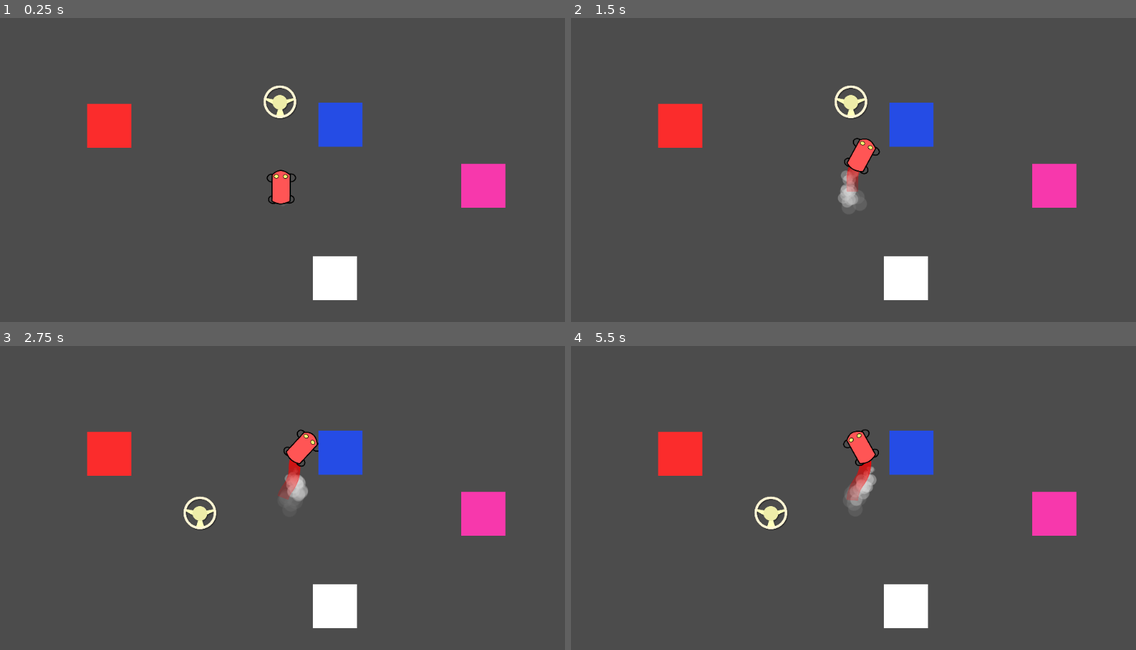
Above: before the commit, frames 1-4 (two rows, left to right).
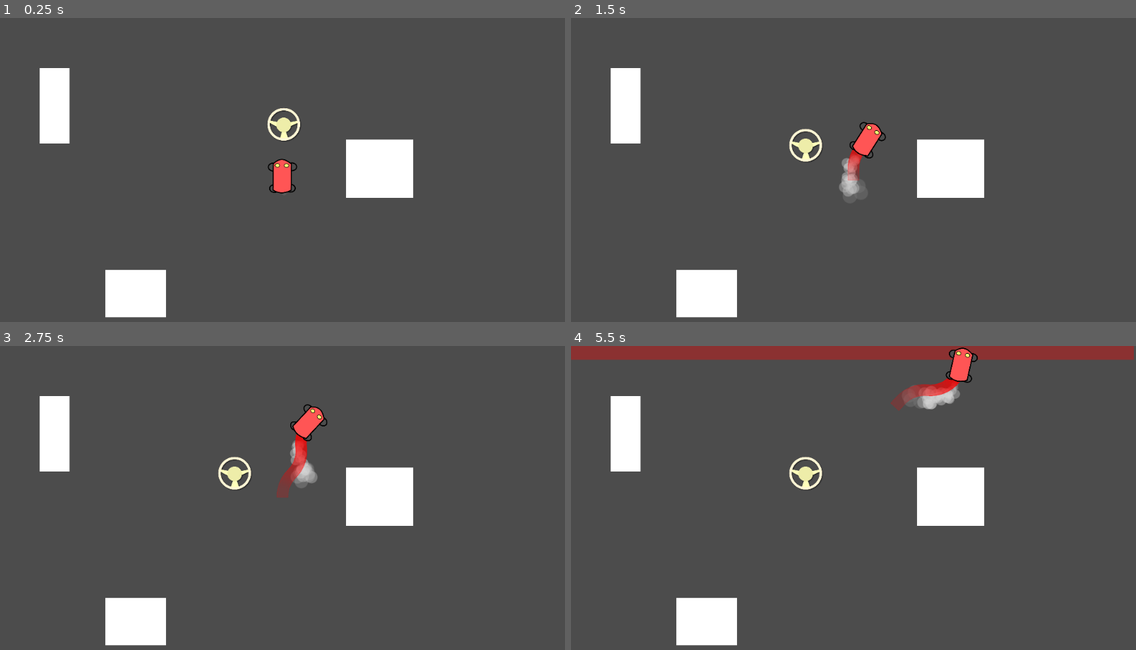
Above: after the commit, the same moments.

Repository: PhilipMR/CarSnake
Game: Godot game, scene res://Scenes/Main.tscn
Two runs of this game, one before a commit and one after it. Both use one fixed random seed, a clock stepped at 60 frames per second and the inputs below.
Inputs (mouse positions are in pixels of both pictures, inside the frame that each line leads up to):
- Up to frame 1 (0.25 s): no input
- Up to frame 2 (1.5 s): hold D (CarTurnRight) 0.53-1.28 s; hold Left (CarTurnLeft) from 1.28 s (still down)
- Up to frame 3 (2.75 s): release Left (CarTurnLeft) at 2.03 s; hold D (CarTurnRight) from 2.03 s (still down)
- Up to frame 4 (5.5 s): release D (CarTurnRight) at 2.75 s; click (830, 516) at 2.75 s, where only the run before the commit has a clickable "RETRY"; hold D (CarTurnRight) 3.53-4.28 s; hold Left (CarTurnLeft) from 4.28 s (still down)

The runs differ from the first frame. In frame 1, 11% of the frame differs, in the area x 7-90%, y 16-99%; in frame 2, 11%; in frame 3, 12%; in frame 4, 17%, in the area x 0-100%, y 0-99%.

Commit message:
Add support for having multiple levels

Diff:
--- a/CarSnake/Objects/SolidBlock.tscn
+++ b/CarSnake/Objects/SolidBlock.tscn
@@ -5,16 +5,18 @@
 [sub_resource type="RectangleShape2D" id=1]
 extents = Vector2( 20, 20 )
 
-[node name="SolidBlock" type="Node2D"]
-script = ExtResource( 1 )
-
-[node name="ColorRect" type="ColorRect" parent="."]
+[node name="SolidBlock" type="ColorRect"]
 margin_left = -20.0
 margin_top = -20.0
 margin_right = 20.0
 margin_bottom = 20.0
+script = ExtResource( 1 )
+
+[node name="SolidBlock" type="Node2D" parent="."]
 
 [node name="Area2D" type="Area2D" parent="."]
 
 [node name="CollisionShape2D" type="CollisionShape2D" parent="Area2D"]
+visible = false
+position = Vector2( 20, 20 )
 shape = SubResource( 1 )
--- /dev/null
+++ b/CarSnake/Scenes/Level_1.tscn
@@ -0,0 +1,40 @@
+[gd_scene load_steps=4 format=2]
+
+[ext_resource path="res://Scenes/Level_Base.tscn" type="PackedScene" id=1]
+[ext_resource path="res://Objects/SolidBlock.tscn" type="PackedScene" id=2]
+[ext_resource path="res://Objects/Wheel.tscn" type="PackedScene" id=3]
+
+[node name="Level_Prototype" instance=ExtResource( 1 )]
+
+[node name="Wheel5" parent="." index="4" instance=ExtResource( 3 )]
+position = Vector2( 74, 200 )
+
+[node name="Wheel" parent="." index="5" instance=ExtResource( 3 )]
+position = Vector2( 810, 119 )
+
+[node name="Wheel2" parent="." index="6" instance=ExtResource( 3 )]
+position = Vector2( 451, 70 )
+
+[node name="Wheel3" parent="." index="7" instance=ExtResource( 3 )]
+position = Vector2( 405, 311 )
+
+[node name="Wheel4" parent="." index="8" instance=ExtResource( 3 )]
+position = Vector2( 902, 451 )
+
+[node name="SolidBlock3" parent="." index="9" instance=ExtResource( 2 )]
+margin_left = 72.0
+margin_top = 91.0
+margin_right = 402.0
+margin_bottom = 133.0
+
+[node name="SolidBlock2" parent="." index="10" instance=ExtResource( 2 )]
+margin_left = 591.0
+margin_top = 88.0
+margin_right = 701.0
+margin_bottom = 299.0
+
+[node name="SolidBlock" parent="." index="11" instance=ExtResource( 2 )]
+margin_left = 762.0
+margin_top = 399.0
+margin_right = 833.0
+margin_bottom = 505.0
--- /dev/null
+++ b/CarSnake/Scenes/Level_Base.tscn
@@ -0,0 +1,197 @@
+[gd_scene load_steps=11 format=2]
+
+[ext_resource path="res://Scripts/LevelBase.gd" type="Script" id=1]
+
+[sub_resource type="Animation" id=1]
+resource_name = "BoundsWarning"
+tracks/0/type = "value"
+tracks/0/path = NodePath(".:color")
+tracks/0/interp = 1
+tracks/0/loop_wrap = true
+tracks/0/imported = false
+tracks/0/enabled = true
+tracks/0/keys = {
+"times": PoolRealArray( 0, 0.5, 1 ),
+"transitions": PoolRealArray( 3.86374, 3.24901, 0.0272047 ),
+"update": 0,
+"values": [ Color( 1, 0, 0, 0 ), Color( 1, 0, 0, 0.376471 ), Color( 1, 0, 0, 0 ) ]
+}
+
+[sub_resource type="Animation" id=2]
+length = 0.001
+tracks/0/type = "value"
+tracks/0/path = NodePath(".:color")
+tracks/0/interp = 1
+tracks/0/loop_wrap = true
+tracks/0/imported = false
+tracks/0/enabled = true
+tracks/0/keys = {
+"times": PoolRealArray( 0 ),
+"transitions": PoolRealArray( 1 ),
+"update": 0,
+"values": [ Color( 1, 0, 0, 0 ) ]
+}
+
+[sub_resource type="RectangleShape2D" id=3]
+extents = Vector2( 15.5, 568.25 )
+
+[sub_resource type="Animation" id=4]
+resource_name = "BoundsWarning"
+tracks/0/type = "value"
+tracks/0/path = NodePath(".:color")
+tracks/0/interp = 1
+tracks/0/loop_wrap = true
+tracks/0/imported = false
+tracks/0/enabled = true
+tracks/0/keys = {
+"times": PoolRealArray( 0, 0.5, 1 ),
+"transitions": PoolRealArray( 3.86374, 3.24901, 0.0272047 ),
+"update": 0,
+"values": [ Color( 1, 0, 0, 0 ), Color( 1, 0, 0, 0.376471 ), Color( 1, 0, 0, 0 ) ]
+}
+
+[sub_resource type="Animation" id=5]
+length = 0.001
+tracks/0/type = "value"
+tracks/0/path = NodePath(".:color")
+tracks/0/interp = 1
+tracks/0/loop_wrap = true
+tracks/0/imported = false
+tracks/0/enabled = true
+tracks/0/keys = {
+"times": PoolRealArray( 0 ),
+"transitions": PoolRealArray( 1 ),
+"update": 0,
+"values": [ Color( 1, 0, 0, 0 ) ]
+}
+
+[sub_resource type="Animation" id=6]
+resource_name = "BoundsWarning"
+tracks/0/type = "value"
+tracks/0/path = NodePath(".:color")
+tracks/0/interp = 1
+tracks/0/loop_wrap = true
+tracks/0/imported = false
+tracks/0/enabled = true
+tracks/0/keys = {
+"times": PoolRealArray( 0, 0.5, 1 ),
+"transitions": PoolRealArray( 1, 1, 1 ),
+"update": 0,
+"values": [ Color( 1, 0, 0, 0 ), Color( 1, 0, 0, 0.658824 ), Color( 1, 0, 0, 0 ) ]
+}
+
+[sub_resource type="Animation" id=7]
+length = 0.001
+tracks/0/type = "value"
+tracks/0/path = NodePath(".:color")
+tracks/0/interp = 1
+tracks/0/loop_wrap = true
+tracks/0/imported = false
+tracks/0/enabled = true
+tracks/0/keys = {
+"times": PoolRealArray( 0 ),
+"transitions": PoolRealArray( 1 ),
+"update": 0,
+"values": [ Color( 1, 0, 0, 0 ) ]
+}
+
+[sub_resource type="Animation" id=8]
+resource_name = "BoundsWarning"
+tracks/0/type = "value"
+tracks/0/path = NodePath(".:color")
+tracks/0/interp = 1
+tracks/0/loop_wrap = true
+tracks/0/imported = false
+tracks/0/enabled = true
+tracks/0/keys = {
+"times": PoolRealArray( 0, 0.5, 1 ),
+"transitions": PoolRealArray( 1, 1, 1 ),
+"update": 0,
+"values": [ Color( 1, 0, 0, 0 ), Color( 1, 0, 0, 0.658824 ), Color( 1, 0, 0, 0 ) ]
+}
+
+[sub_resource type="Animation" id=9]
+length = 0.001
+tracks/0/type = "value"
+tracks/0/path = NodePath(".:color")
+tracks/0/interp = 1
+tracks/0/loop_wrap = true
+tracks/0/imported = false
+tracks/0/enabled = true
+tracks/0/keys = {
+"times": PoolRealArray( 0 ),
+"transitions": PoolRealArray( 1 ),
+"update": 0,
+"values": [ Color( 1, 0, 0, 0 ) ]
+}
+
+[node name="Level_Base" type="Node2D"]
+script = ExtResource( 1 )
+
+[node name="WarningLeft" type="ColorRect" parent="."]
+margin_right = 25.0
+margin_bottom = 640.0
+color = Color( 1, 0, 0, 0 )
+
+[node name="AnimationPlayer" type="AnimationPlayer" parent="WarningLeft"]
+anims/BoundsWarning = SubResource( 1 )
+anims/RESET = SubResource( 2 )
+
+[node name="Area2D" type="Area2D" parent="WarningLeft"]
+position = Vector2( 4, 0 )
+
+[node name="CollisionShape2D" type="CollisionShape2D" parent="WarningLeft/Area2D"]
+position = Vector2( 4.5, 308.5 )
+shape = SubResource( 3 )
+
+[node name="WarningRight" type="ColorRect" parent="."]
+margin_left = 1000.0
+margin_top = -3.0
+margin_right = 1025.0
+margin_bottom = 637.0
+color = Color( 1, 0, 0, 0 )
+
+[node name="AnimationPlayer" type="AnimationPlayer" parent="WarningRight"]
+anims/BoundsWarning = SubResource( 4 )
+anims/RESET = SubResource( 5 )
+
+[node name="Area2D" type="Area2D" parent="WarningRight"]
+
+[node name="CollisionShape2D" type="CollisionShape2D" parent="WarningRight/Area2D"]
+position = Vector2( 17, 308.5 )
+shape = SubResource( 3 )
+
+[node name="WarningTop" type="ColorRect" parent="."]
+margin_left = 1020.0
+margin_right = 1045.0
+margin_bottom = 1280.0
+rect_rotation = 89.9999
+color = Color( 1, 0, 0, 0 )
+
+[node name="AnimationPlayer" type="AnimationPlayer" parent="WarningTop"]
+anims/BoundsWarning = SubResource( 6 )
+anims/RESET = SubResource( 7 )
+
+[node name="Area2D" type="Area2D" parent="WarningTop"]
+
+[node name="CollisionShape2D" type="CollisionShape2D" parent="WarningTop/Area2D"]
+position = Vector2( 5.99893, 483 )
+shape = SubResource( 3 )
+
+[node name="WarningBottom" type="ColorRect" parent="."]
+margin_left = 1264.0
+margin_top = 575.0
+margin_right = 1289.0
+margin_bottom = 1855.0
+rect_rotation = 89.9999
+color = Color( 1, 0, 0, 0 )
+
+[node name="AnimationPlayer" type="AnimationPlayer" parent="WarningBottom"]
+anims/BoundsWarning = SubResource( 8 )
+anims/RESET = SubResource( 9 )
+
+[node name="Area2D" type="Area2D" parent="WarningBottom"]
+
+[node name="CollisionShape2D" type="CollisionShape2D" parent="WarningBottom/Area2D"]
+position = Vector2( 18.9984, 740 )
+shape = SubResource( 3 )
--- /dev/null
+++ b/CarSnake/Scenes/Level_Prototype.tscn
@@ -0,0 +1,40 @@
+[gd_scene load_steps=4 format=2]
+
+[ext_resource path="res://Scenes/Level_Base.tscn" type="PackedScene" id=1]
+[ext_resource path="res://Objects/SolidBlock.tscn" type="PackedScene" id=2]
+[ext_resource path="res://Objects/Wheel.tscn" type="PackedScene" id=3]
+
+[node name="Level_Prototype" instance=ExtResource( 1 )]
+
+[node name="Wheel5" parent="." index="4" instance=ExtResource( 3 )]
+position = Vector2( 172, 210 )
+
+[node name="Wheel" parent="." index="5" instance=ExtResource( 3 )]
+position = Vector2( 515, 194 )
+
+[node name="Wheel2" parent="." index="6" instance=ExtResource( 3 )]
+position = Vector2( 426, 232 )
+
+[node name="Wheel3" parent="." index="7" instance=ExtResource( 3 )]
+position = Vector2( 405, 311 )
+
+[node name="Wheel4" parent="." index="8" instance=ExtResource( 3 )]
+position = Vector2( 640, 405 )
+
+[node name="SolidBlock3" parent="." index="9" instance=ExtResource( 2 )]
+margin_left = 72.0
+margin_top = 91.0
+margin_right = 126.0
+margin_bottom = 228.0
+
+[node name="SolidBlock2" parent="." index="10" instance=ExtResource( 2 )]
+margin_left = 191.0
+margin_top = 458.0
+margin_right = 301.0
+margin_bottom = 544.0
+
+[node name="SolidBlock" parent="." index="11" instance=ExtResource( 2 )]
+margin_left = 627.0
+margin_top = 221.0
+margin_right = 749.0
+margin_bottom = 327.0
--- a/CarSnake/Scenes/Main.tscn
+++ b/CarSnake/Scenes/Main.tscn
@@ -1,259 +1,24 @@
-[gd_scene load_steps=17 format=2]
+[gd_scene load_steps=7 format=2]
 
 [ext_resource path="res://Objects/Car.tscn" type="PackedScene" id=1]
-[ext_resource path="res://Scripts/MainScene.gd" type="Script" id=2]
-[ext_resource path="res://Objects/Wheel.tscn" type="PackedScene" id=3]
-[ext_resource path="res://Objects/SmokeParticle.tscn" type="PackedScene" id=4]
+[ext_resource path="res://Scenes/Level_Prototype.tscn" type="PackedScene" id=2]
+[ext_resource path="res://Scripts/Main.gd" type="Script" id=3]
+[ext_resource path="res://Scenes/Level_1.tscn" type="PackedScene" id=4]
 [ext_resource path="res://Objects/CrashOverlay.tscn" type="PackedScene" id=5]
 [ext_resource path="res://Objects/FinishOverlay.tscn" type="PackedScene" id=6]
-[ext_resource path="res://Objects/SolidBlock.tscn" type="PackedScene" id=7]
-
-[sub_resource type="Animation" id=1]
-resource_name = "BoundsWarning"
-tracks/0/type = "value"
-tracks/0/path = NodePath(".:color")
-tracks/0/interp = 1
-tracks/0/loop_wrap = true
-tracks/0/imported = false
-tracks/0/enabled = true
-tracks/0/keys = {
-"times": PoolRealArray( 0, 0.5, 1 ),
-"transitions": PoolRealArray( 3.86374, 3.24901, 0.0272047 ),
-"update": 0,
-"values": [ Color( 1, 0, 0, 0 ), Color( 1, 0, 0, 0.376471 ), Color( 1, 0, 0, 0 ) ]
-}
-
-[sub_resource type="Animation" id=2]
-length = 0.001
-tracks/0/type = "value"
-tracks/0/path = NodePath(".:color")
-tracks/0/interp = 1
-tracks/0/loop_wrap = true
-tracks/0/imported = false
-tracks/0/enabled = true
-tracks/0/keys = {
-"times": PoolRealArray( 0 ),
-"transitions": PoolRealArray( 1 ),
-"update": 0,
-"values": [ Color( 1, 0, 0, 0 ) ]
-}
-
-[sub_resource type="RectangleShape2D" id=5]
-extents = Vector2( 15.5, 568.25 )
-
-[sub_resource type="Animation" id=8]
-resource_name = "BoundsWarning"
-tracks/0/type = "value"
-tracks/0/path = NodePath(".:color")
-tracks/0/interp = 1
-tracks/0/loop_wrap = true
-tracks/0/imported = false
-tracks/0/enabled = true
-tracks/0/keys = {
-"times": PoolRealArray( 0, 0.5, 1 ),
-"transitions": PoolRealArray( 3.86374, 3.24901, 0.0272047 ),
-"update": 0,
-"values": [ Color( 1, 0, 0, 0 ), Color( 1, 0, 0, 0.376471 ), Color( 1, 0, 0, 0 ) ]
-}
-
-[sub_resource type="Animation" id=9]
-length = 0.001
-tracks/0/type = "value"
-tracks/0/path = NodePath(".:color")
-tracks/0/interp = 1
-tracks/0/loop_wrap = true
-tracks/0/imported = false
-tracks/0/enabled = true
-tracks/0/keys = {
-"times": PoolRealArray( 0 ),
-"transitions": PoolRealArray( 1 ),
-"update": 0,
-"values": [ Color( 1, 0, 0, 0 ) ]
-}
-
-[sub_resource type="Animation" id=6]
-resource_name = "BoundsWarning"
-tracks/0/type = "value"
-tracks/0/path = NodePath(".:color")
-tracks/0/interp = 1
-tracks/0/loop_wrap = true
-tracks/0/imported = false
-tracks/0/enabled = true
-tracks/0/keys = {
-"times": PoolRealArray( 0, 0.5, 1 ),
-"transitions": PoolRealArray( 1, 1, 1 ),
-"update": 0,
-"values": [ Color( 1, 0, 0, 0 ), Color( 1, 0, 0, 0.658824 ), Color( 1, 0, 0, 0 ) ]
-}
-
-[sub_resource type="Animation" id=7]
-length = 0.001
-tracks/0/type = "value"
-tracks/0/path = NodePath(".:color")
-tracks/0/interp = 1
-tracks/0/loop_wrap = true
-tracks/0/imported = false
-tracks/0/enabled = true
-tracks/0/keys = {
-"times": PoolRealArray( 0 ),
-"transitions": PoolRealArray( 1 ),
-"update": 0,
-"values": [ Color( 1, 0, 0, 0 ) ]
-}
-
-[sub_resource type="Animation" id=10]
-resource_name = "BoundsWarning"
-tracks/0/type = "value"
-tracks/0/path = NodePath(".:color")
-tracks/0/interp = 1
-tracks/0/loop_wrap = true
-tracks/0/imported = false
-tracks/0/enabled = true
-tracks/0/keys = {
-"times": PoolRealArray( 0, 0.5, 1 ),
-"transitions": PoolRealArray( 1, 1, 1 ),
-"update": 0,
-"values": [ Color( 1, 0, 0, 0 ), Color( 1, 0, 0, 0.658824 ), Color( 1, 0, 0, 0 ) ]
-}
-
-[sub_resource type="Animation" id=11]
-length = 0.001
-tracks/0/type = "value"
-tracks/0/path = NodePath(".:color")
-tracks/0/interp = 1
-tracks/0/loop_wrap = true
-tracks/0/imported = false
-tracks/0/enabled = true
-tracks/0/keys = {
-"times": PoolRealArray( 0 ),
-"transitions": PoolRealArray( 1 ),
-"update": 0,
-"values": [ Color( 1, 0, 0, 0 ) ]
-}
 
 [node name="MainScene" type="Node2D"]
-script = ExtResource( 2 )
-
-[node name="Car" parent="." instance=ExtResource( 1 )]
-position = Vector2( 510, 320 )
-SmokeParticle = ExtResource( 4 )
-
-[node name="Wheel" parent="." instance=ExtResource( 3 )]
-position = Vector2( 508, 153 )
-
-[node name="Wheel2" parent="." instance=ExtResource( 3 )]
-position = Vector2( 363, 304 )
-
-[node name="Wheel3" parent="." instance=ExtResource( 3 )]
-position = Vector2( 96, 530 )
-
-[node name="Wheel4" parent="." instance=ExtResource( 3 )]
-position = Vector2( 923, 505 )
-
-[node name="Wheel5" parent="." instance=ExtResource( 3 )]
-position = Vector2( 942, 62 )
-
-[node name="Wheel6" parent="." instance=ExtResource( 3 )]
-position = Vector2( 311, 94 )
-
-[node name="Wheel7" parent="." instance=ExtResource( 3 )]
-position = Vector2( 645, 84 )
-
-[node name="Wheel8" parent="." instance=ExtResource( 3 )]
-position = Vector2( 513, 390 )
-
-[node name="Wheel9" parent="." instance=ExtResource( 3 )]
-position = Vector2( 169, 286 )
-
-[node name="Wheel10" parent="." instance=ExtResource( 3 )]
-position = Vector2( 248, 424 )
-
-[node name="Wheel11" parent="." instance=ExtResource( 3 )]
-position = Vector2( 731, 307 )
-
-[node name="Wheel12" parent="." instance=ExtResource( 3 )]
-position = Vector2( 807, 456 )
-
-[node name="Wheel13" parent="." instance=ExtResource( 3 )]
-position = Vector2( 786, 141 )
-
-[node name="Wheel14" parent="." instance=ExtResource( 3 )]
-position = Vector2( 397, 475 )
-
-[node name="Wheel15" parent="." instance=ExtResource( 3 )]
-position = Vector2( 371, 194 )
+script = ExtResource( 3 )
+Level1 = ExtResource( 4 )
 
 [node name="Camera2D" type="Camera2D" parent="."]
 position = Vector2( 512, 300 )
 current = true
 
-[node name="WarningLeft" type="ColorRect" parent="."]
-margin_right = 25.0
-margin_bottom = 640.0
-color = Color( 1, 0, 0, 0 )
+[node name="Level_Prototype" parent="." instance=ExtResource( 2 )]
 
-[node name="AnimationPlayer" type="AnimationPlayer" parent="WarningLeft"]
-anims/BoundsWarning = SubResource( 1 )
-anims/RESET = SubResource( 2 )
-
-[node name="Area2D" type="Area2D" parent="WarningLeft"]
-position = Vector2( 4, 0 )
-
-[node name="CollisionShape2D" type="CollisionShape2D" parent="WarningLeft/Area2D"]
-position = Vector2( 4.5, 308.5 )
-shape = SubResource( 5 )
-
-[node name="WarningRight" type="ColorRect" parent="."]
-margin_left = 1000.0
-margin_top = -3.0
-margin_right = 1025.0
-margin_bottom = 637.0
-color = Color( 1, 0, 0, 0 )
-
-[node name="AnimationPlayer" type="AnimationPlayer" parent="WarningRight"]
-anims/BoundsWarning = SubResource( 8 )
-anims/RESET = SubResource( 9 )
-
-[node name="Area2D" type="Area2D" parent="WarningRight"]
-
-[node name="CollisionShape2D" type="CollisionShape2D" parent="WarningRight/Area2D"]
-position = Vector2( 17, 308.5 )
-shape = SubResource( 5 )
-
-[node name="WarningTop" type="ColorRect" parent="."]
-margin_left = 1020.0
-margin_right = 1045.0
-margin_bottom = 1280.0
-rect_rotation = 89.9999
-color = Color( 1, 0, 0, 0 )
-
-[node name="AnimationPlayer" type="AnimationPlayer" parent="WarningTop"]
-anims/BoundsWarning = SubResource( 6 )
-anims/RESET = SubResource( 7 )
-
-[node name="Area2D" type="Area2D" parent="WarningTop"]
-
-[node name="CollisionShape2D" type="CollisionShape2D" parent="WarningTop/Area2D"]
-position = Vector2( 5.99893, 483 )
-shape = SubResource( 5 )
-
-[node name="WarningBottom" type="ColorRect" parent="."]
-margin_left = 1264.0
-margin_top = 575.0
-margin_right = 1289.0
-margin_bottom = 1855.0
-rect_rotation = 89.9999
-color = Color( 1, 0, 0, 0 )
-
-[node name="AnimationPlayer" type="AnimationPlayer" parent="WarningBottom"]
-anims/BoundsWarning = SubResource( 10 )
-anims/RESET = SubResource( 11 )
-
-[node name="Area2D" type="Area2D" parent="WarningBottom"]
-
-[node name="CollisionShape2D" type="CollisionShape2D" parent="WarningBottom/Area2D"]
-position = Vector2( 18.9984, 740 )
-shape = SubResource( 5 )
+[node name="Car" parent="." instance=ExtResource( 1 )]
+position = Vector2( 512, 300 )
 
 [node name="CrashOverlay" parent="." instance=ExtResource( 5 )]
 visible = false
@@ -268,22 +33,3 @@
 margin_top = 157.0
 margin_right = 177.0
 margin_bottom = 157.0
-
-[node name="SolidBlock" parent="." instance=ExtResource( 7 )]
-modulate = Color( 0.984375, 0.173035, 0.173035, 1 )
-position = Vector2( 198, 196 )
-scale = Vector2( 2, 2 )
-
-[node name="SolidBlock2" parent="." instance=ExtResource( 7 )]
-modulate = Color( 0.968627, 0.219608, 0.67451, 1 )
-position = Vector2( 876, 305 )
-scale = Vector2( 2, 2 )
-
-[node name="SolidBlock3" parent="." instance=ExtResource( 7 )]
-position = Vector2( 607, 473 )
-scale = Vector2( 2, 2 )
-
-[node name="SolidBlock4" parent="." instance=ExtResource( 7 )]
-modulate = Color( 0.145098, 0.298039, 0.898039, 1 )
-position = Vector2( 617, 194 )
-scale = Vector2( 2, 2 )
--- a/CarSnake/Scripts/CarTail.gd
+++ b/CarSnake/Scripts/CarTail.gd
@@ -72,10 +72,9 @@
 # [ENGINE CALLBACK]
 func _process(delta):
 	# When starting a drift, clear the previous drift tracks.
-	if car.is_drifting():
-		if !car.was_drifting():
-			last_drift_left_points.clear()
-			last_drift_right_points.clear()
+	if car.is_drifting() and !car.was_drifting():
+		last_drift_left_points.clear()
+		last_drift_right_points.clear()
 
 	# Wait until it's time to sample the tail again.
 	time_till_record_position -= delta
--- a/CarSnake/Scripts/MainScene.gd
+++ b/CarSnake/Scripts/LevelBase.gd
@@ -1,11 +1,13 @@
 extends Node2D
 
+signal level_completed
+signal level_failed
 
-const       OUTRO_DRIVE_POINTS  = [Vector2(510, 100), Vector2(510, -50)]    # Points to auto-drive to after collecting all wheels.
-onready var SECONDS_PER_REDRAW  = $Car/CarTail.CAR_TAIL_SECONDS_PER_SAMPLE  # The tail/drfit redraw frequency.
-onready var CAR_TAIL_THICKNESS  = $Car/CarTail.CAR_TAIL_THICKNESS           # The thickness of the tail lines.
-onready var CAR_DRIFT_THICKNESS = $Car/CarTail.DRIFT_TRACK_THICKNESS        # The thickness of the drift lines.
-const       CAR_TAIL_COLOR      = Color(1, 0, 0)                            # The color of the car's tail.
+const       OUTRO_DRIVE_POINTS  = [Vector2(510, 100), Vector2(510, -50)]         # Points to auto-drive to after collecting all wheels.
+onready var SECONDS_PER_REDRAW  = $"../Car/CarTail".CAR_TAIL_SECONDS_PER_SAMPLE  # The tail/drfit redraw frequency.
+onready var CAR_TAIL_THICKNESS  = $"../Car/CarTail".CAR_TAIL_THICKNESS           # The thickness of the tail lines.
+onready var CAR_DRIFT_THICKNESS = $"../Car/CarTail".DRIFT_TRACK_THICKNESS        # The thickness of the drift lines.
+const       CAR_TAIL_COLOR      = Color(1, 0, 0)                                 # The color of the car's tail.
 
 var next_wheel_idx                  = 0
 var game_over                       = false
@@ -35,8 +37,8 @@
 			child.connect("hit_by_car", self, "_on_crashed", ["block"])
 
 	# Connect the car's crash signals.
-	$Car.connect("crashed_into_tail",     self, "_on_crashed", ["tail"])
-	$Car.connect("crashed_out_of_bounds", self, "_on_crashed", ["bounds"])
+	$"../Car".connect("crashed_into_tail",     self, "_on_crashed", ["tail"])
+	$"../Car".connect("crashed_out_of_bounds", self, "_on_crashed", ["bounds"])
 
 	# Start the game by revealing the first wheel.
 	reveal_next_wheel()
@@ -70,8 +72,8 @@
 	if game_over:
 		return
 	game_over = true
-	$Car.stop_driving()
-	$CrashOverlay.set_visible(true)
+	$"../Car".stop_driving()
+	emit_signal("level_failed")
 
 
 # [PRIVATE]
@@ -79,14 +81,14 @@
 	if game_over:
 		return
 	game_over = true
-	$Car.connect("arrived_at_destination", self, "_on_car_outro_complete")
-	$Car.drive_to_points(OUTRO_DRIVE_POINTS)
+	$"../Car".connect("arrived_at_destination", self, "_on_car_outro_complete")
+	$"../Car".drive_to_points(OUTRO_DRIVE_POINTS)
 
 
 # [ENGINE SIGNAL CALLBACK]
 func _on_car_outro_complete():
-	$Car.stop_driving()
-	$FinishOverlay.set_visible(true)
+	$"../Car".stop_driving()
+	emit_signal("level_completed")
 
 
 # [ENGINE SIGNAL CALLBACK]
@@ -96,7 +98,7 @@
 
 # [ENGINE SIGNAL CALLBACK]
 func _on_wheel_collected():
-	$Car.pickup_wheel()
+	$"../Car".pickup_wheel()
 	reveal_next_wheel()
 
 
@@ -114,7 +116,7 @@
 # [ENGINE CALLBACK]
 func _draw():
 	# Nothing to do until tail exists.
-	var last_car_points = $Car.get_tail_points()
+	var last_car_points = $"../Car".get_tail_points()
 	if last_car_points.size() < 2:
 		return
 
@@ -127,12 +129,12 @@
 	draw_polyline_colors(last_car_points, colors, CAR_TAIL_THICKNESS, true)
 
 	# Draw left drifting tracks (if any).
-	var last_left_drift_points  = $Car.get_left_drift_points()
+	var last_left_drift_points  = $"../Car".get_left_drift_points()
 	if (last_left_drift_points.size() >= 2):
 		draw_polyline(last_left_drift_points,  Color.black, CAR_DRIFT_THICKNESS, true)
 
 	# Draw right drifting tracks (if any).
-	var last_right_drift_points = $Car.get_right_drift_points()
+	var last_right_drift_points = $"../Car".get_right_drift_points()
 	if (last_right_drift_points.size() >= 2):
 		draw_polyline(last_right_drift_points, Color.black, CAR_DRIFT_THICKNESS, true)
 
@@ -152,11 +154,11 @@
 # [ENGINE CALLBACK]
 func _input(event):
 	if event.is_action_pressed("CarTurnLeft"):
-		$Car.set_turning_left(true)
+		$"../Car".set_turning_left(true)
 	elif event.is_action_released("CarTurnLeft"):
-		$Car.set_turning_left(false)
+		$"../Car".set_turning_left(false)
 
 	if event.is_action_pressed("CarTurnRight"):
-		$Car.set_turning_right(true)
+		$"../Car".set_turning_right(true)
 	if event.is_action_released("CarTurnRight"):
-		$Car.set_turning_right(false)
+		$"../Car".set_turning_right(false)
--- /dev/null
+++ b/CarSnake/Scripts/Main.gd
@@ -0,0 +1,19 @@
+extends Node2D
+export (PackedScene) var Level1
+
+func _ready():
+	$Level_Prototype.connect("level_completed", self, "_on_level_completed", ["proto"])
+	$Level_Prototype.connect("level_failed",    self, "_on_level_failed")
+
+func _on_level_completed(name):
+	if name == "proto":
+		var next = Level1.instance()
+		next.connect("level_completed", self, "_on_level_completed", ["Level1"])
+		next.connect("level_failed",    self, "_on_level_failed")
+		add_child(next)
+		$Level_Prototype.queue_free()
+	else:
+		$FinishOverlay.set_visible(true)
+
+func _on_level_failed():
+	$CrashOverlay.set_visible(true)
--- a/CarSnake/Scripts/SolidBlock.gd
+++ b/CarSnake/Scripts/SolidBlock.gd
@@ -1,10 +1,14 @@
-extends Node2D
+extends ColorRect
 
 signal hit_by_car
 
 # [ENGINE CALLBACK]
 func _ready():
 	$Area2D.connect("body_entered", self, "_on_Area2D_body_entered")
+	var collision_rect = $Area2D/CollisionShape2D.get_shape()
+	collision_rect.set_extents(get_size() / 2.0)
+	$Area2D/CollisionShape2D.set_shape(collision_rect)
+	$Area2D/CollisionShape2D.set_position(get_size() / 2.0)
 
 # [ENGINE SIGNAL CALLBACK]
 func _on_Area2D_body_entered(_body):
